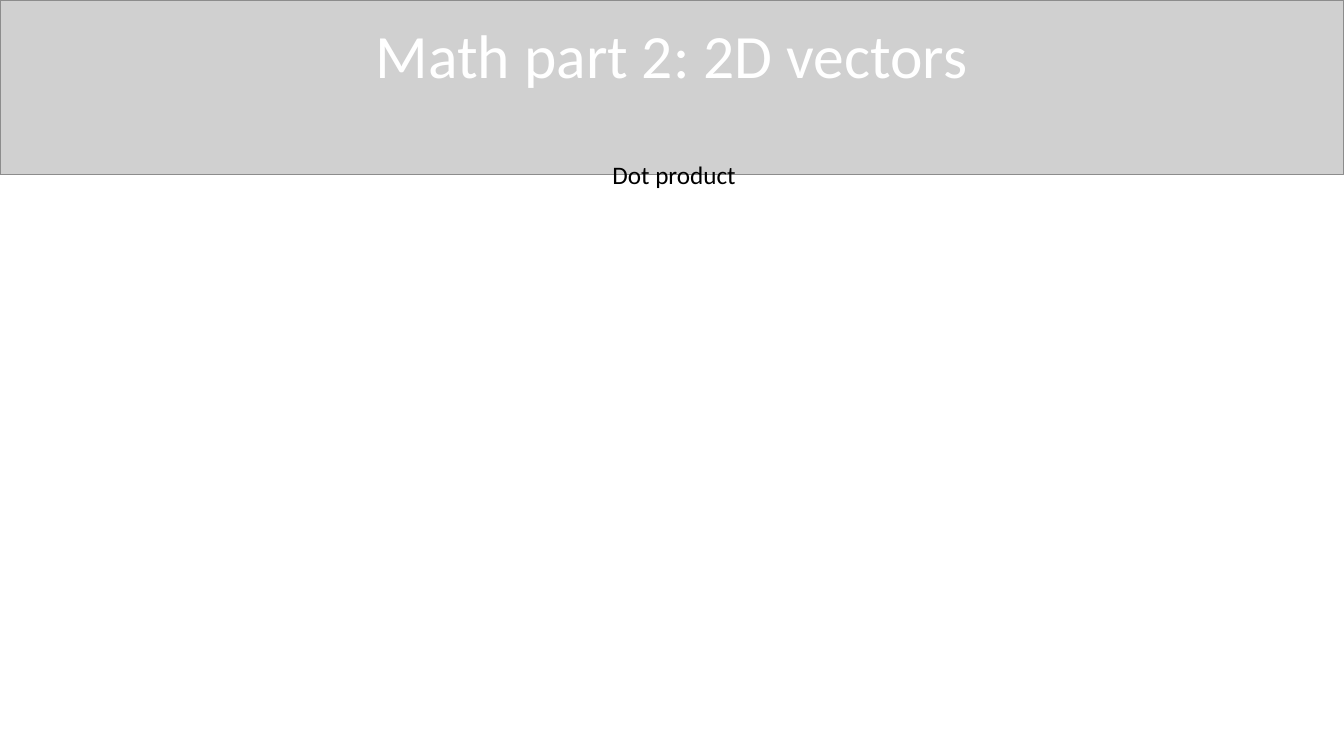
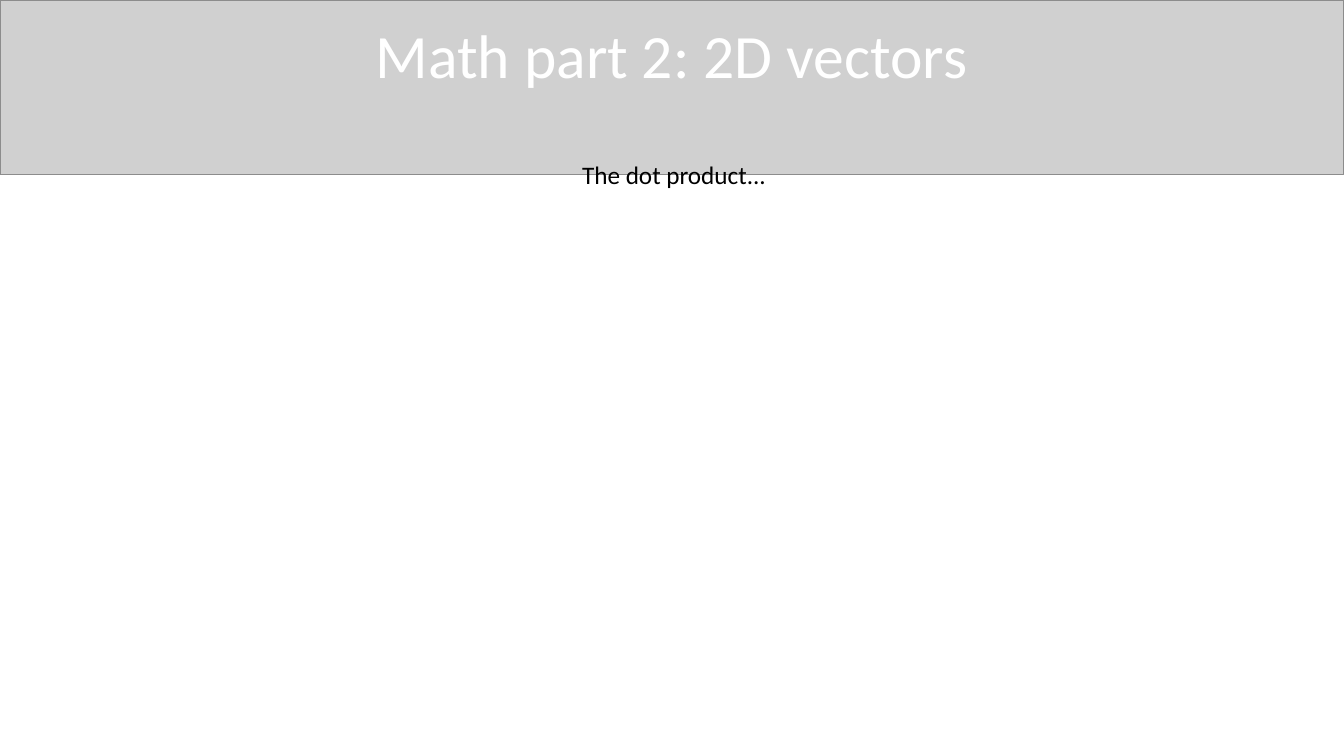
Before and after one commit to QuincyJacobs/WebGLTutorial, a slide deck: slide 95 of Presentation/Presentation WebGL.pptx (slide 92 before the commit). Drawn at 1344x756 pixels with LibreOffice and Linux fonts; fonts in the diff are those of the drawing; grey boxes stand for pictures. Boxes give left, top, right and bottom in pixels: in the first picture for what was removed or moved away, otherwise in the second. Text is boxed around its words. In the diff, an @@ line names an element or a change of style, - is before the commit and + after.

```diff
--- a/Presentation/Presentation WebGL.pptx
+++ b/Presentation/Presentation WebGL.pptx
@@ text at box(582, 166, 765, 191): text changed @@
-Dot product
+The dot product...
```
Also in this commit, not shown: 2 other slides changed, 4 slides added, 1 other file.
